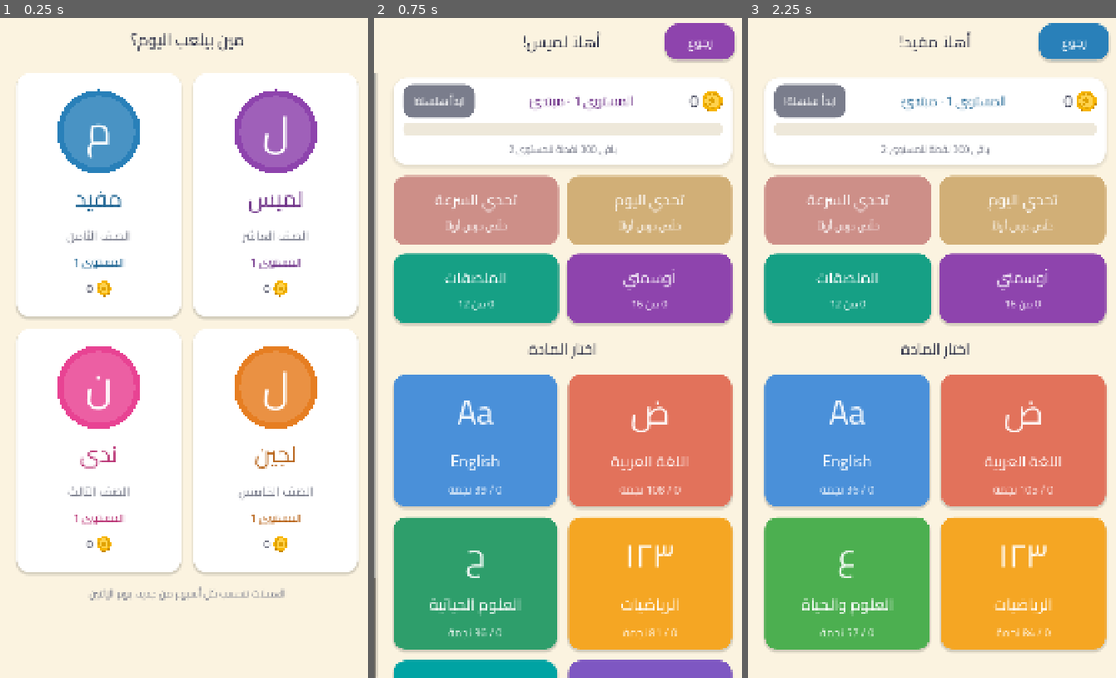
Above: before the commit, frames 1-3 (left to right).
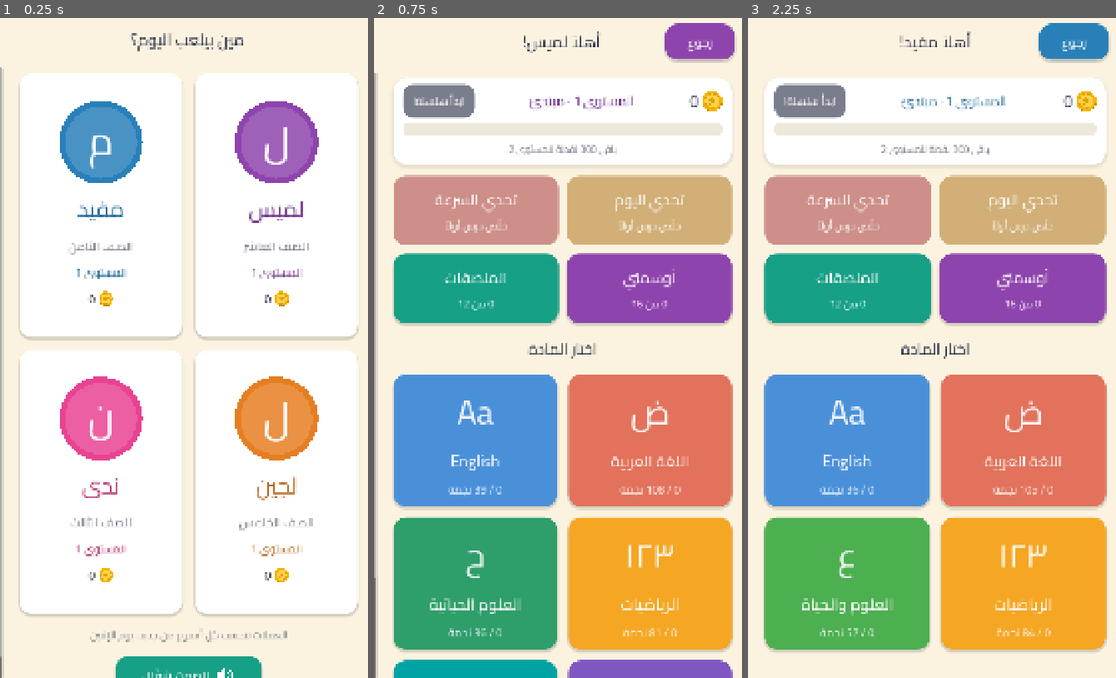
Above: after the commit, the same moments.

Repository: karmontal/StudyGame
Game: Godot game, scene res://scenes/main.tscn
The game is run twice, just before and just after one commit, with the same random seed, the same clock (stepped at 60 frames per second) and the same inputs.
Inputs (mouse positions are in pixels of both pictures, inside the frame that each line leads up to; where the layout moved, square brackets give the same spot in the first picture):
- Up to frame 1 (0.25 s): no input
- Up to frame 2 (0.75 s): click (650, 202) [650, 196] at 0.5 s
- Up to frame 3 (2.25 s): click "رجوع" at 1.25 s; click (847, 202) [847, 196] at 2 s

The runs differ from the first frame. In frame 1, 23% of the frame differs, in the area x 0-98%, y 7-100%; in frame 2, nothing differs; in frame 3, nothing differs.

Commit message:
Sound effects, sound switch, and a speaker button that reads the question for young kids
Co-Authored-By: Claude Opus 5.5 (1M context) <noreply@anthropic.com>
Claude-Session: https://claude.ai/code/session_012m7x1wVWh8Q9zH1kKynC14

Diff:
--- a/project.godot
+++ b/project.godot
@@ -20,8 +20,14 @@
 
 [autoload]
 
+Settings="*res://scripts/autoload/settings.gd"
+Sfx="*res://scripts/autoload/sfx.gd"
 Content="*res://scripts/autoload/content.gd"
 Profiles="*res://scripts/autoload/profiles.gd"
+
+[audio]
+
+general/text_to_speech=true
 
 [display]
 
--- /dev/null
+++ b/scripts/autoload/settings.gd
@@ -0,0 +1,39 @@
+extends Node
+## Device settings that are not per kid: sound on/off and the parent dashboard connection.
+## Saved to user://settings.cfg.
+
+var path := "user://settings.cfg"
+var _cfg := ConfigFile.new()
+
+
+func _ready() -> void:
+	_cfg.load(path)
+
+
+func get_value(key: String, default: Variant = null) -> Variant:
+	return _cfg.get_value("app", key, default)
+
+
+func set_value(key: String, value: Variant) -> void:
+	_cfg.set_value("app", key, value)
+	_cfg.save(path)
+
+
+func sound_on() -> bool:
+	return bool(get_value("sound", true))
+
+
+## A random id for this phone, made once, so the dashboard can tell devices apart.
+func device_id() -> String:
+	var id := str(get_value("device_id", ""))
+	if id == "":
+		id = "dev-%08x%08x" % [randi(), randi()]
+		set_value("device_id", id)
+	return id
+
+
+## Clears everything (tests).
+func reset() -> void:
+	_cfg = ConfigFile.new()
+	if FileAccess.file_exists(path):
+		DirAccess.remove_absolute(ProjectSettings.globalize_path(path))
--- /dev/null
+++ b/scripts/autoload/sfx.gd
@@ -0,0 +1,96 @@
+extends Node
+## Sound effects (assets/sfx/*.wav, made by tools/make_sfx.py) and reading questions aloud with the
+## phone's text-to-speech voice. Both follow the sound switch in Settings.
+
+const NAMES := ["click", "correct", "wrong", "coin", "win", "fanfare", "tick", "timeup", "start", "buy"]
+
+var _streams := {}
+var _players: Array[AudioStreamPlayer] = []
+var _next := 0
+var last_played := ""  # for tests
+var last_spoken := ""  # for tests
+
+
+func _ready() -> void:
+	for n in NAMES:
+		var p := "res://assets/sfx/%s.wav" % n
+		if ResourceLoader.exists(p):
+			_streams[n] = load(p)
+	# A few players so quick sounds (a click then "correct") can overlap.
+	for i in 4:
+		var player := AudioStreamPlayer.new()
+		add_child(player)
+		_players.append(player)
+	# Every button in the game gives a soft click.
+	get_tree().node_added.connect(func(n: Node):
+		if n is BaseButton and not n.pressed.is_connected(click):
+			n.pressed.connect(click))
+
+
+func play(sound: String) -> void:
+	last_played = sound
+	if not Settings.sound_on() or not _streams.has(sound):
+		return
+	var player := _players[_next]
+	_next = (_next + 1) % _players.size()
+	player.stream = _streams[sound]
+	player.play()
+
+
+func click() -> void:
+	play("click")
+
+
+## True when the phone has a voice for the language ("ar" or "en").
+func can_speak(lang: String) -> bool:
+	return _voice(lang) != ""
+
+
+## Reads the text aloud, stopping whatever was being read. Returns false without a voice.
+func speak(text: String, lang: String = "ar") -> bool:
+	last_spoken = text
+	var voice := _voice(lang)
+	if voice == "" or not Settings.sound_on():
+		return false
+	DisplayServer.tts_stop()
+	# A little slower than normal so young kids can follow.
+	DisplayServer.tts_speak(text, voice, 100, 1.0, 0.85)
+	return true
+
+
+func stop_speaking() -> void:
+	if DisplayServer.has_feature(DisplayServer.FEATURE_TEXT_TO_SPEECH):
+		DisplayServer.tts_stop()
+
+
+func _voice(lang: String) -> String:
+	if not DisplayServer.has_feature(DisplayServer.FEATURE_TEXT_TO_SPEECH):
+		return ""
+	var voices := DisplayServer.tts_get_voices_for_language(lang)
+	return voices[0] if not voices.is_empty() else ""
+
+
+## What the speaker button reads: the question, then each choice.
+static func question_text(q: Dictionary, lang: String) -> String:
+	var ar := lang != "en"
+	var parts: Array[String] = [str(q.get("q", ""))]
+	match q.get("type", ""):
+		"mcq":
+			var ordinals := ["الأول", "الثاني", "الثالث", "الرابع", "الخامس", "السادس"]
+			for i in q.choices.size():
+				if ar:
+					parts.append("الخيار %s: %s" % [ordinals[mini(i, ordinals.size() - 1)], q.choices[i]])
+				else:
+					parts.append("Choice %d: %s" % [i + 1, q.choices[i]])
+		"tf":
+			parts.append("صح أم خطأ؟" if ar else "True or false?")
+		"match":
+			for s in q.get("left", []):
+				parts.append(str(s))
+			parts.append("وصّلها مع:" if ar else "Match them with:")
+			for s in q.get("right", []):
+				parts.append(str(s))
+		"order":
+			for s in q.get("shuffled", q.get("items", [])):
+				parts.append(str(s))
+	return "، ".join(parts) if ar else ". ".join(parts)
--- a/scripts/ui/album_screen.gd
+++ b/scripts/ui/album_screen.gd
@@ -80,6 +80,7 @@
 	var result = Profiles.buy_sticker(st.id)
 	if result == null:
 		return
+	Sfx.play("buy")
 	_message.text = "مبروك! صار عندك ملصق %s" % st.name
 	for id in result:
 		_message.text += "\nووسام جديد: " + Rewards.badge(id).name
--- a/scripts/ui/profile_screen.gd
+++ b/scripts/ui/profile_screen.gd
@@ -14,6 +14,30 @@
 	for p in Profiles.profiles:
 		grid.add_child(_card(p, p.id == leader))
 	content.add_child(UI.label("العملات تنحسب كل أسبوع من جديد، يوم الإثنين", 30, UI.MUTED))
+	content.add_child(_sound_toggle())
+
+
+## Sound on/off for effects and reading aloud.
+func _sound_toggle() -> Button:
+	var on := Settings.sound_on()
+	var b := UI.button("", Color("#16A085") if on else Color("#95A5A6"), 36, 110)
+	b.name = "Sound"
+	b.size_flags_horizontal = Control.SIZE_SHRINK_CENTER
+	b.custom_minimum_size.x = 420
+	var row := UI.hbox(16)
+	row.set_anchors_and_offsets_preset(Control.PRESET_FULL_RECT)
+	row.alignment = BoxContainer.ALIGNMENT_CENTER
+	row.mouse_filter = Control.MOUSE_FILTER_IGNORE
+	row.add_child(SpeakerIcon.make(Color.WHITE, 60, not on))
+	var l := UI.label("الصوت شغّال" if on else "الصوت مطفي", 36, Color.WHITE)
+	l.autowrap_mode = TextServer.AUTOWRAP_OFF
+	l.mouse_filter = Control.MOUSE_FILTER_IGNORE
+	row.add_child(l)
+	b.add_child(row)
+	b.pressed.connect(func():
+		Settings.set_value("sound", not Settings.sound_on())
+		main.goto("profiles"))
+	return b
 
 
 ## The kid with the most coins this week, or "" when nobody has played yet.
@@ -32,7 +56,7 @@
 	var color := Color(p.color)
 	var b := Button.new()
 	b.name = "Profile_" + p.id
-	b.custom_minimum_size = Vector2(0, 700)
+	b.custom_minimum_size = Vector2(0, 760)
 	b.size_flags_horizontal = Control.SIZE_EXPAND_FILL
 	UI.style_button(b, UI.CARD)
 	var v := UI.vbox(12)
--- a/scripts/ui/quiz_screen.gd
+++ b/scripts/ui/quiz_screen.gd
@@ -12,7 +12,6 @@
 var feedback: PanelContainer
 var _answered := false
 var _rtl := true
-var _sfx: AudioStreamPlayer
 var _coin_label: Label
 var _round_coins := 0
 var _combo := 0
@@ -40,6 +39,8 @@
 		reward = LockPanel.make(session.count(), seed_value)
 	reward.name = "Reward"
 	content.add_child(reward)
+	if young:
+		content.add_child(_speak_button())
 	var qcard := UI.card()
 	content.add_child(qcard)
 	question_label = UI.label("", 50 if young else 46, UI.TEXT)
@@ -52,8 +53,6 @@
 	feedback = UI.card()
 	feedback.name = "Feedback"
 	content.add_child(feedback)
-	_sfx = AudioStreamPlayer.new()
-	add_child(_sfx)
 	_show_question()
 
 
@@ -61,7 +60,43 @@
 	main.goto(args.get("back", "books"), args.get("back_args", {}))
 
 
+func _exit_tree() -> void:
+	Sfx.stop_speaking()
+
+
+## Young kids get a speaker button that reads the question and its choices out loud.
+func _speak_button() -> VBoxContainer:
+	var box := UI.vbox(6)
+	var b := UI.button("", color.darkened(0.1), 40, 110)
+	b.name = "Speak"
+	var row := UI.hbox(18)
+	row.set_anchors_and_offsets_preset(Control.PRESET_FULL_RECT)
+	row.alignment = BoxContainer.ALIGNMENT_CENTER
+	row.mouse_filter = Control.MOUSE_FILTER_IGNORE
+	row.add_child(SpeakerIcon.make(Color.WHITE, 72))
+	var l := UI.label("اسمع السؤال", 40, Color.WHITE)
+	l.autowrap_mode = TextServer.AUTOWRAP_OFF
+	l.mouse_filter = Control.MOUSE_FILTER_IGNORE
+	row.add_child(l)
+	b.add_child(row)
+	box.add_child(b)
+	var hint := UI.label("", 28, UI.MUTED)
+	hint.name = "SpeakHint"
+	hint.visible = false
+	box.add_child(hint)
+	b.pressed.connect(func():
+		var q := session.current()
+		var lang := _lang(q)
+		var ok := Sfx.speak(Sfx.question_text(q, lang), lang)
+		hint.visible = not ok
+		if not ok:
+			hint.text = "الصوت مطفي" if not Settings.sound_on() else \
+				"ما في صوت %s على الجهاز: نزّل Google Text-to-Speech من المتجر" % ("عربي" if lang != "en" else "إنجليزي"))
+	return box
+
+
 func _show_question() -> void:
+	Sfx.stop_speaking()
 	_answered = false
 	feedback.visible = false
 	_clear(answers)
@@ -317,7 +352,4 @@
 
 
 func _play(ok: bool) -> void:
-	var path := "res://assets/sfx/%s.wav" % ("correct" if ok else "wrong")
-	if ResourceLoader.exists(path):
-		_sfx.stream = load(path)
-		_sfx.play()
+	Sfx.play("correct" if ok else "wrong")
--- a/scripts/ui/result_screen.gd
+++ b/scripts/ui/result_screen.gd
@@ -44,6 +44,8 @@
 static func add_rewards(content: VBoxContainer, summary: Dictionary, color: Color) -> void:
 	if summary.is_empty():
 		return
+	var big: bool = int(summary.level_after) > int(summary.level_before) or not summary.new_badges.is_empty()
+	Sfx.play("fanfare" if big else ("coin" if int(summary.coins) > 0 else "wrong"))
 	if int(summary.level_after) > int(summary.level_before):
 		var up := UI.label("مستوى جديد! صرت في المستوى %d · %s" % [summary.level_after, Rewards.level_title(int(summary.level_after))], 44, Color.WHITE)
 		up.name = "LevelUp"
--- /dev/null
+++ b/scripts/ui/speaker_icon.gd
@@ -0,0 +1,33 @@
+class_name SpeakerIcon
+extends Control
+## A loudspeaker drawn in code (the font has no emoji): a box, a cone and sound waves.
+## With `muted` the waves become a cross.
+
+var color := Color.WHITE
+var muted := false
+
+
+static func make(color_: Color, size_: float = 64.0, muted_ := false) -> SpeakerIcon:
+	var s := SpeakerIcon.new()
+	s.color = color_
+	s.muted = muted_
+	s.custom_minimum_size = Vector2(size_, size_)
+	s.mouse_filter = Control.MOUSE_FILTER_IGNORE
+	s.size_flags_vertical = Control.SIZE_SHRINK_CENTER
+	return s
+
+
+func _draw() -> void:
+	var s := minf(size.x, size.y)
+	var o := (size - Vector2(s, s)) / 2.0
+	var w := maxf(2.0, s * 0.07)
+	draw_rect(Rect2(o + Vector2(s * 0.08, s * 0.36), Vector2(s * 0.18, s * 0.28)), color)
+	draw_colored_polygon(PackedVector2Array([o + Vector2(s * 0.24, s * 0.36), o + Vector2(s * 0.48, s * 0.14),
+		o + Vector2(s * 0.48, s * 0.86), o + Vector2(s * 0.24, s * 0.64)]), color)
+	var c := o + Vector2(s * 0.5, s * 0.5)
+	if muted:
+		draw_line(o + Vector2(s * 0.62, s * 0.36), o + Vector2(s * 0.88, s * 0.64), color, w, true)
+		draw_line(o + Vector2(s * 0.88, s * 0.36), o + Vector2(s * 0.62, s * 0.64), color, w, true)
+		return
+	for r in [0.2, 0.34]:
+		draw_arc(c, s * r, -PI / 4, PI / 4, 16, color, w, true)
--- a/scripts/ui/speed_screen.gd
+++ b/scripts/ui/speed_screen.gd
@@ -18,7 +18,6 @@
 var _question_label: Label
 var _answers: VBoxContainer
 var _locked := false
-var _sfx: AudioStreamPlayer
 
 
 func build() -> void:
@@ -28,8 +27,6 @@
 	_pool = Content.grade_questions(int(p.grade), ["mcq", "tf"], true)
 	_pool.shuffle()
 	_content = page("تحدي السرعة", color)
-	_sfx = AudioStreamPlayer.new()
-	add_child(_sfx)
 	_show_intro()
 
 
@@ -73,13 +70,17 @@
 	_answers.name = "Answers"
 	_content.add_child(_answers)
 	running = true
+	Sfx.play("start")
 	_next_question()
 
 
 func _process(delta: float) -> void:
 	if not running:
 		return
+	var before := ceili(time_left)
 	time_left -= delta
+	if ceili(time_left) < before and before <= 10 and time_left > 0.0:
+		Sfx.play("tick")
 	_timer_label.text = "%d ث" % ceili(maxf(time_left, 0.0))
 	if time_left <= 0.0:
 		end_now()
@@ -148,6 +149,7 @@
 	if not running:
 		return
 	running = false
+	Sfx.play("timeup")
 	# Wrong answers join the review list like in any round, so they come back later.
 	var summary := Profiles.finish_round("speed", "", 0, results)
 	_clear(_content)
@@ -177,7 +179,4 @@
 
 
 func _play(ok: bool) -> void:
-	var path := "res://assets/sfx/%s.wav" % ("correct" if ok else "wrong")
-	if ResourceLoader.exists(path):
-		_sfx.stream = load(path)
-		_sfx.play()
+	Sfx.play("correct" if ok else "wrong")
--- a/tests/test_runner.gd
+++ b/tests/test_runner.gd
@@ -12,6 +12,8 @@
 func _ready() -> void:
 	Profiles.path = "user://test_save.json"
 	Profiles.delete_save()
+	Settings.path = "user://test_settings.cfg"
+	Settings.reset()
 	_test_curriculum_index()
 	_test_all_books_valid()
 	_test_validator_catches_mistakes()
@@ -23,6 +25,7 @@
 	_test_finish_round()
 	await _test_ui_flow()
 	await _test_challenges_ui()
+	await _test_sound()
 	Profiles.delete_save()
 	print("\n%d checks, %d failures" % [_checks, _failures])
 	get_tree().quit(1 if _failures > 0 else 0)
@@ -417,3 +420,43 @@
 				(quiz.find_child("Item%d" % q.shuffled_origin.find(pos), true, false) as Button).pressed.emit()
 	await get_tree().process_frame
 	check(quiz.session.results.back().correct, "answered %s question right through the UI" % q.type)
+
+
+func _test_sound() -> void:
+	for n in Sfx.NAMES:
+		check(ResourceLoader.exists("res://assets/sfx/%s.wav" % n), "sound %s exists" % n)
+	var mcq := {"type": "mcq", "q": "كم رجل للعنكبوت؟", "choices": ["6", "8"], "answer": 1}
+	var said := Sfx.question_text(mcq, "ar")
+	check(said.begins_with("كم رجل") and "الخيار الأول: 6" in said and "الخيار الثاني: 8" in said, "read-aloud has question and choices")
+	check("True or false?" in Sfx.question_text({"type": "tf", "q": "Fish swim", "answer": true}, "en"), "read-aloud tf in English")
+	var main: Node = MAIN_SCENE.instantiate()
+	add_child(main)
+	await get_tree().process_frame
+	for p in Profiles.profiles:
+		var book_id := _first_book_with_data(int(p.grade))
+		if book_id == "":
+			continue
+		Profiles.select(p.id)
+		main.goto("quiz", {"questions": Content.grade_questions(int(p.grade), ["mcq"]).slice(0, 3), "title": "t", "back": "books", "back_args": {}})
+		await get_tree().process_frame
+		var speak: Button = main.find_child("Speak", true, false)
+		eq(speak != null, Profiles.is_young(p), "%s: speaker button only for young kids" % p.id)
+		if speak:
+			speak.pressed.emit()
+			check(Sfx.last_spoken.begins_with(str(main.screen.session.current().q)), "%s: speaker reads the question" % p.id)
+			check(main.screen.find_child("SpeakHint", true, false).visible, "%s: no voice in headless shows a hint" % p.id)
+		Sfx.last_played = ""
+		(main.screen.find_child("Choice0", true, false) as Button).pressed.emit()
+		check(Sfx.last_played in ["correct", "wrong"], "%s: answer plays a sound" % p.id)
+	main.goto("profiles")
+	await get_tree().process_frame
+	check(Settings.sound_on(), "sound is on by default")
+	(main.find_child("Sound", true, false) as Button).pressed.emit()
+	await get_tree().process_frame
+	check(not Settings.sound_on(), "sound switch turns it off")
+	(main.find_child("Sound", true, false) as Button).pressed.emit()
+	await get_tree().process_frame
+	check(Settings.sound_on(), "sound switch turns it back on")
+	main.queue_free()
+	await get_tree().process_frame
+	Settings.reset()
Not shown, added: assets/sfx/buy.wav.import
Not shown, added: assets/sfx/click.wav.import
Not shown, added: assets/sfx/coin.wav.import
Not shown, added: assets/sfx/correct.wav.import
Not shown, added: assets/sfx/fanfare.wav.import
Not shown, added: assets/sfx/start.wav.import
Not shown, added: assets/sfx/tick.wav.import
Not shown, added: assets/sfx/timeup.wav.import
Not shown, added: assets/sfx/win.wav.import
Not shown, added: assets/sfx/wrong.wav.import
Not shown, added: scripts/autoload/settings.gd.uid
Not shown, added: scripts/autoload/sfx.gd.uid
(and 12 more such lines)
